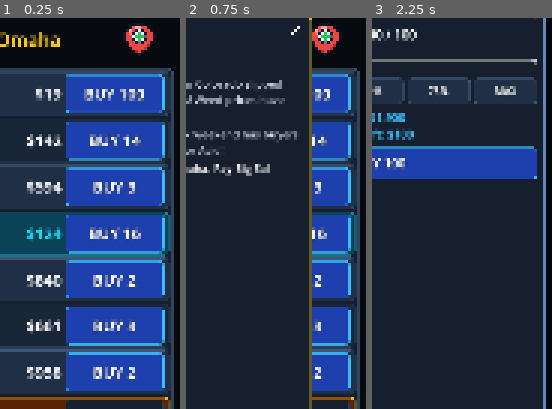
Above: before the commit, frames 1-3 (left to right).
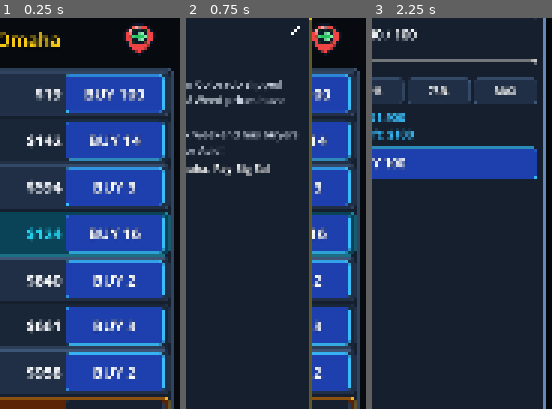
Above: after the commit, the same moments.

Repository: TimGoergen/dope-wars
Game: Godot game, scene res://Main.tscn
Two runs of this game, one before a commit and one after it. Both use one fixed random seed, a clock stepped at 60 frames per second and the inputs below.
Inputs (mouse positions are % of the whole screen's width and height, from its top left):
- Up to frame 1 (0.25 s): no input
- Up to frame 2 (0.75 s): click (11, 17) at 0.52 s
- Up to frame 3 (2.25 s): click (89, 17) at 1.27 s; click (36, 24) at 2.02 s
The pictures show only the part of the screen within x 50-100%, y 15-65%; the shares and areas given below are measured in that part.

The runs differ from the first frame. In frame 1, 0.2% of the frame differs, in the area x 71-82%, y 2-7%; in frame 2, 0.2%; in frame 3, nothing differs.

Commit message:
Enlarge travel progression arrow and give high-contrast dark cutout with mint outline

Diff:
--- a/game/scripts/ui/UiIcons.gd
+++ b/game/scripts/ui/UiIcons.gd
@@ -412,8 +412,8 @@
 			return """<svg xmlns="http://www.w3.org/2000/svg" viewBox="0 0 64 64" width="64" height="64">
 				<path d="M32 58 C24 52 7 39 7 26 C7 13.5 18 6 32 6 C46 6 57 13.5 57 26 C57 39 40 52 32 58 Z" fill="#EF4444" stroke="#0F172A" stroke-width="3.5" stroke-linejoin="round"/>
 				<path d="M15 21 C18 14 24 11 31 11" stroke="#FCA5A5" stroke-width="3.5" stroke-linecap="round" fill="none"/>
-				<circle cx="32" cy="26" r="12" fill="#F8FAFC" stroke="#0F172A" stroke-width="3"/>
-				<path d="M25 26 H36 M33 21 L39 26 L33 31" fill="none" stroke="#22C55E" stroke-width="4" stroke-linecap="round" stroke-linejoin="round"/>
+				<circle cx="32" cy="26" r="14" fill="#0F172A" stroke="#052E16" stroke-width="2"/>
+				<polygon points="21,23 33,23 33,17 44,26 33,35 33,29 21,29" fill="#22C55E" stroke="#86EFAC" stroke-width="1.8" stroke-linejoin="round"/>
 			</svg>"""
 		"close_x":
 			return """<svg xmlns="http://www.w3.org/2000/svg" viewBox="0 0 64 64" width="64" height="64">
